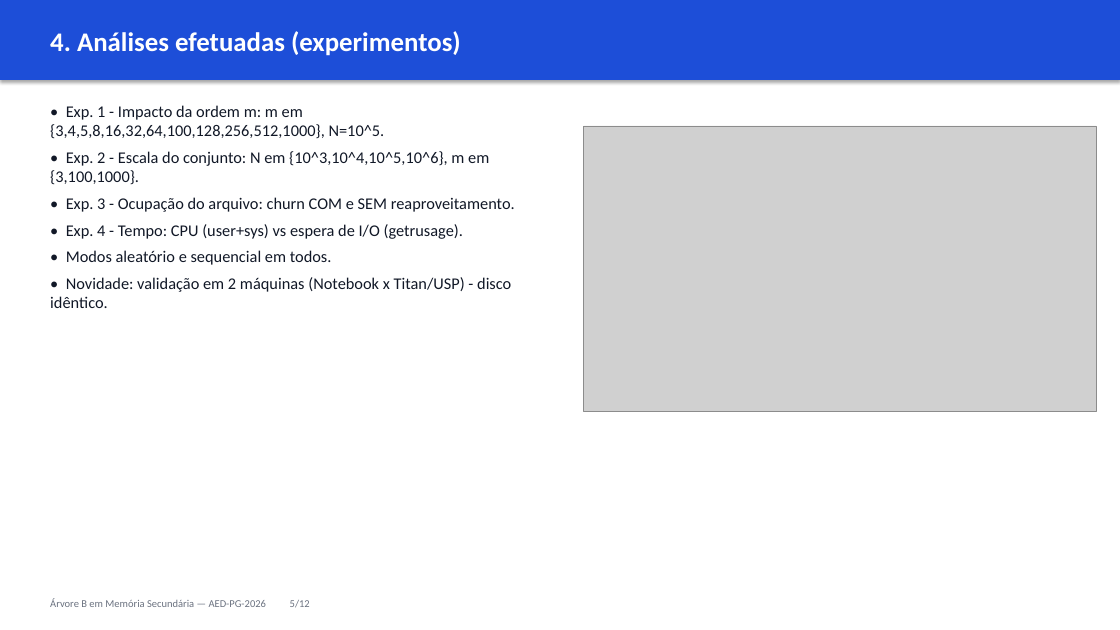
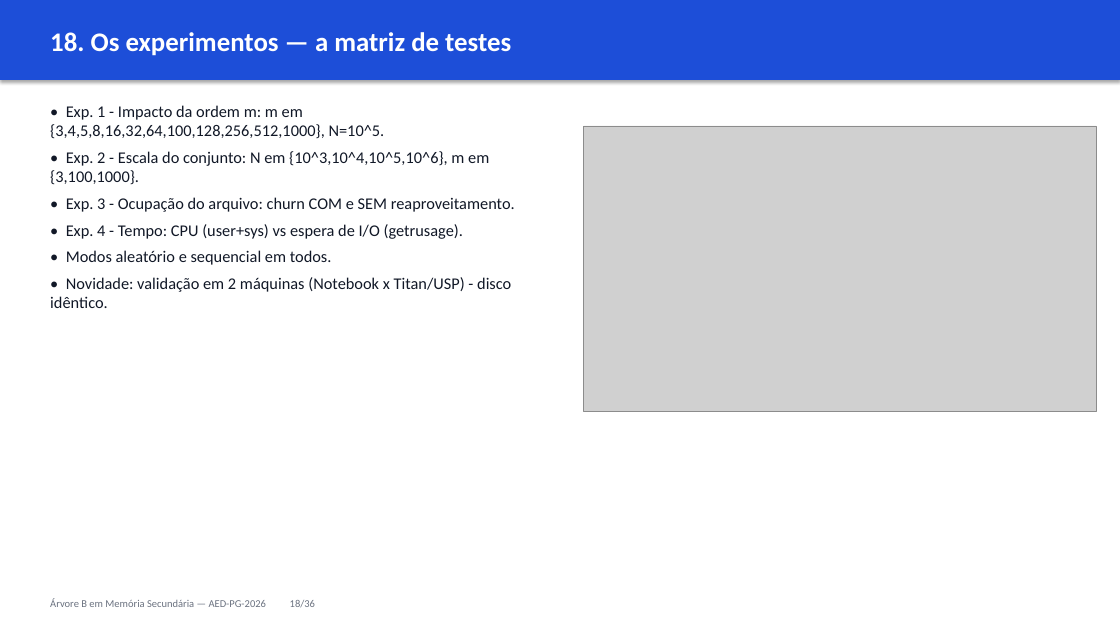
Before and after one commit to cassiotakarada/btree, a slide deck: slide 18 of apresentacao/APRESENTACAO.pptx (slide 5 before the commit). Drawn at 1120x630 pixels with LibreOffice and Linux fonts; fonts in the diff are those of the drawing; grey boxes stand for pictures. Boxes give left, top, right and bottom in pixels: in the first picture for what was removed or moved away, otherwise in the second. Text is boxed around its words. In the diff, an @@ line names an element or a change of style, - is before the commit and + after.

```diff
--- a/apresentacao/APRESENTACAO.pptx
+++ b/apresentacao/APRESENTACAO.pptx
@@ text at [50, 32, 511, 56]: text changed @@
-4. Análises efetuadas (experimentos)
+18. Os experimentos — a matriz de testes
@@ text at [50, 599, 315, 608]: text changed @@
-Árvore B em Memória Secundária — AED-PG-2026 5/12
+Árvore B em Memória Secundária — AED-PG-2026 18/36
```
Also in this commit, not shown: 10 other slides changed, 24 slides added, 25 other files.
